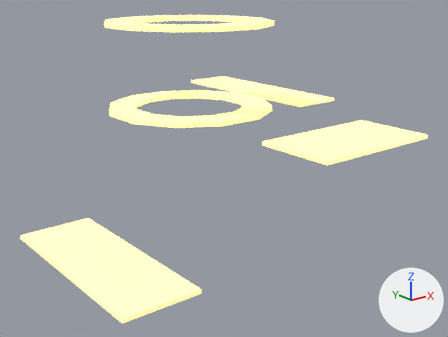
An edit to the glTF model assets/models/batch039/overlays/hall_ov_overhead.glb, drawn before and after from the same camera.
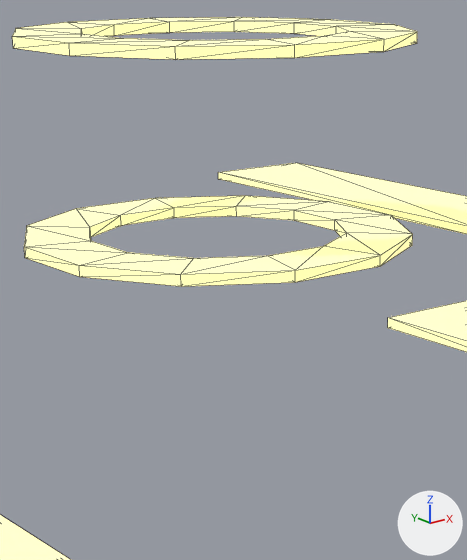
Each version appears first whole from a 50 mm camera at (-39.0, -88.7, 34.9) aimed at (1.0, -38.7, 14.9), and next in a close-up on the part from 22% to 66% of the width and 2% to 72% of the height. The axes (+X, +Y, +Z) are drawn at lower right. The lights are the same throughout. The last two pictures show the newer version. The close-ups show mesh edges as thin lines. Vertices at exactly the same position are counted once.

Before the edit, the objects in view are built like this:
```python
me_hall_ov_overhead = bpy.data.meshes.new('hall_ov_overhead')
me_hall_ov_overhead.from_pydata(...)  # 120 vertices, 228 faces; spans x -19.4..19.0, y -56.0..-16.0, z 9.9..30.2
# faces by material slot: [96, 96, 12, 12, 12]
me_hall_ov_overhead.materials.append(mat_ov_struct)  # beige #fff1aa, glowing beige #dace90
me_hall_ov_overhead.materials.append(mat_ov_struct_001)  # beige #fff1aa, glowing beige #dace90
me_hall_ov_overhead.materials.append(mat_ov_struct_002)  # beige #fff1aa, glowing beige #dace90
me_hall_ov_overhead.materials.append(mat_ov_struct_003)  # beige #fff1aa, glowing beige #dace90
me_hall_ov_overhead.materials.append(mat_ov_struct_004)  # beige #fff1aa, glowing beige #dace90
ob_hall_ov_overhead = bpy.data.objects.new('hall_ov_overhead', me_hall_ov_overhead)
ob_hall_ov_overhead.location = (0.0, 0.0, 0.0)
```
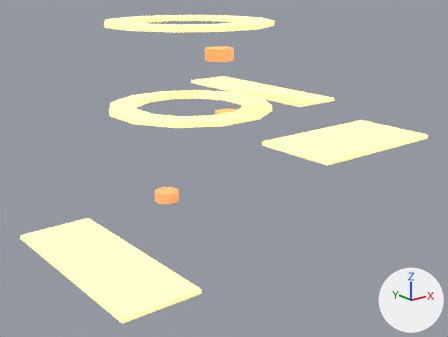
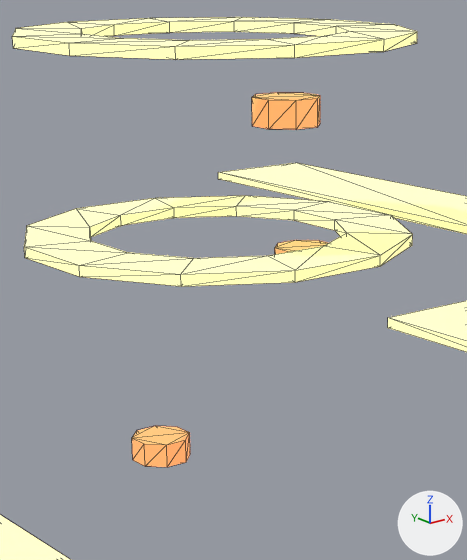
Location of each change, (x1, y1, x2, y2) in pixels of the close-ups (467 x 560 px):
part 1 of me_hall_ov_overhead, added (orange)
    after: (132, 426, 190, 467)
part 2 of me_hall_ov_overhead, added
    after: (275, 240, 328, 254)
part 3 of me_hall_ov_overhead, added (orange)
    after: (252, 92, 320, 129)

Diff of the bpy script that builds the scene:
```diff
--- a/assets/models/batch039/overlays/hall_ov_overhead.glb.py
+++ b/assets/models/batch039/overlays/hall_ov_overhead.glb.py
@@ mat_ov_grapple_002 @@
+mat_ov_grapple_002 = principled_material('ov_grapple.002')
+mat_ov_grapple_002.base_color = (1.0, 0.353, 0.122)  # orange #ffa062
+mat_ov_grapple_002.roughness = 0.4
+mat_ov_grapple_002.emission_color = (0.7, 0.247, 0.0851)  # orange #da8852
+mat_ov_grapple_002.emission_strength = 1.0
@@ mat_ov_grapple @@
+mat_ov_grapple = principled_material('ov_grapple')
+mat_ov_grapple.base_color = (1.0, 0.353, 0.122)  # orange #ffa062
+mat_ov_grapple.roughness = 0.4
+mat_ov_grapple.emission_color = (0.7, 0.247, 0.0851)  # orange #da8852
+mat_ov_grapple.emission_strength = 1.0
@@ mat_ov_grapple_001 @@
+mat_ov_grapple_001 = principled_material('ov_grapple.001')
+mat_ov_grapple_001.base_color = (1.0, 0.353, 0.122)  # orange #ffa062
+mat_ov_grapple_001.roughness = 0.4
+mat_ov_grapple_001.emission_color = (0.7, 0.247, 0.0851)  # orange #da8852
+mat_ov_grapple_001.emission_strength = 1.0
@@ me_hall_ov_overhead @@
 # used by ob_hall_ov_overhead; location = (0.0, 0.0, 0.0)
-me_hall_ov_overhead.from_pydata(...)  # 120 vertices, 228 faces; spans x -19.4..19.0, y -56.0..-16.0, z 9.9..30.2
+me_hall_ov_overhead.from_pydata(...)  # 168 vertices, 312 faces; spans x -19.4..19.0, y -56.0..-16.0, z 8.6..30.2
+# me_hall_ov_overhead part 1: a new loose piece, an 8-sided cylinder along z spanning x -1.4..1.4, y -30.2..-27.4, z 8.6..9.8, in mat_ov_grapple (orange #ffa062, glowing orange #da8852)
+# me_hall_ov_overhead part 2: a new loose piece, an 8-sided cylinder along z spanning x 3.8..6.6, y -35.4..-32.6, z 18.6..19.8, in mat_ov_grapple_001 (orange #ffa062, glowing orange #da8852)
+# me_hall_ov_overhead part 3: a new loose piece, an 8-sided cylinder along z spanning x -1.4..1.4, y -40.6..-37.8, z 26.6..27.8, in mat_ov_grapple_002 (orange #ffa062, glowing orange #da8852)
 me_hall_ov_overhead.materials.append(mat_ov_struct)
@@ me_hall_ov_overhead @@
 me_hall_ov_overhead.materials.append(mat_ov_struct_004)
+me_hall_ov_overhead.materials.append(mat_ov_grapple)  # orange #ffa062, glowing orange #da8852
+me_hall_ov_overhead.materials.append(mat_ov_grapple_001)  # orange #ffa062, glowing orange #da8852
+me_hall_ov_overhead.materials.append(mat_ov_grapple_002)  # orange #ffa062, glowing orange #da8852
```
